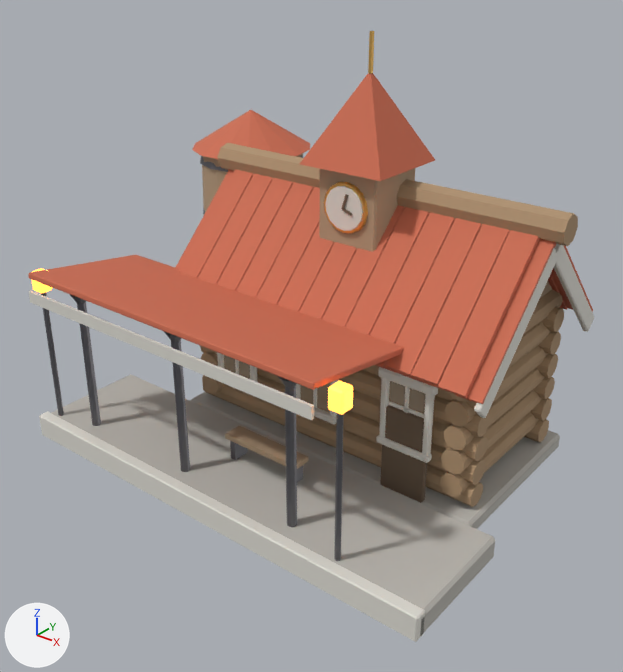
The glTF model empire/assets/models/bld_station.glb as it was, and as the next commit left it.
Camera for both pictures: a 50 mm camera at (1.63, -1.9, 1.69) aimed at (0.04, 0.09, 0.46). Arrows for +X, +Y and +Z are at lower left; the lights stay in place. The first picture is the older version. Vertices at exactly the same position are counted once.

In view in the first picture: 'station'.
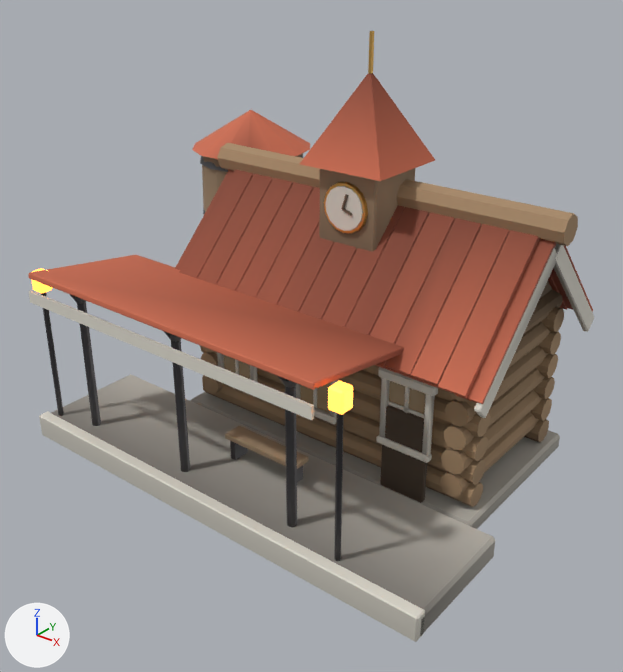
Boxes [x1, y1, x2, y2] around the edits, measured in the pictures (623 x 672 px):
'station', recoloured
    both: [29, 32, 590, 642]

Diff of the bpy script that builds the scene:
```diff
--- a/empire/assets/models/bld_station.glb.py
+++ b/empire/assets/models/bld_station.glb.py
@@ mat_m_stone @@
 n0 = _N.new('ShaderNodeBsdfPrincipled'); n0.name = 'Principled BSDF'
-n0.inputs[0].default_value = (0.5, 0.48, 0.44, 1.0)  # 'Base Color', grey #bcb8b1
 n0.inputs[2].default_value = 0.9  # 'Roughness'
 n1 = _N.new('ShaderNodeOutputMaterial'); n1.name = 'Material Output'
+n2 = _N.new('ShaderNodeMix'); n2.name = 'Mix'
+n2.data_type = 'RGBA'
+n2.blend_type = 'MULTIPLY'
+n2.inputs[0].default_value = 1.0  # 'Factor'
+n2.inputs[7].default_value = (0.5, 0.48, 0.44, 1.0)  # 'B', grey #bcb8b1
+n3 = _N.new('ShaderNodeVertexColor'); n3.name = 'Color Attribute'
 _L.new(n0.outputs[0], n1.inputs[0])  # 'BSDF' to 'Surface'
+_L.new(n2.outputs[2], n0.inputs[0])  # 'Result' to 'Base Color'
+_L.new(n3.outputs[0], n2.inputs[6])  # 'Color' to 'A'
@@ mat_m_log @@
 n0 = _N.new('ShaderNodeBsdfPrincipled'); n0.name = 'Principled BSDF'
-n0.inputs[0].default_value = (0.42, 0.28, 0.16, 1.0)  # 'Base Color', beige #ad906f
 n0.inputs[2].default_value = 0.85  # 'Roughness'
 n1 = _N.new('ShaderNodeOutputMaterial'); n1.name = 'Material Output'
+n2 = _N.new('ShaderNodeMix'); n2.name = 'Mix'
+n2.data_type = 'RGBA'
+n2.blend_type = 'MULTIPLY'
+n2.inputs[0].default_value = 1.0  # 'Factor'
+n2.inputs[7].default_value = (0.42, 0.28, 0.16, 1.0)  # 'B', beige #ad906f
+n3 = _N.new('ShaderNodeVertexColor'); n3.name = 'Color Attribute'
 _L.new(n0.outputs[0], n1.inputs[0])  # 'BSDF' to 'Surface'
+_L.new(n2.outputs[2], n0.inputs[0])  # 'Result' to 'Base Color'
+_L.new(n3.outputs[0], n2.inputs[6])  # 'Color' to 'A'
@@ mat_m_roof @@
 n0 = _N.new('ShaderNodeBsdfPrincipled'); n0.name = 'Principled BSDF'
-n0.inputs[0].default_value = (0.6, 0.15, 0.08, 1.0)  # 'Base Color', orange #cb6c50
 n0.inputs[2].default_value = 0.8  # 'Roughness'
 n1 = _N.new('ShaderNodeOutputMaterial'); n1.name = 'Material Output'
+n2 = _N.new('ShaderNodeMix'); n2.name = 'Mix'
+n2.data_type = 'RGBA'
+n2.blend_type = 'MULTIPLY'
+n2.inputs[0].default_value = 1.0  # 'Factor'
+n2.inputs[7].default_value = (0.6, 0.15, 0.08, 1.0)  # 'B', orange #cb6c50
+n3 = _N.new('ShaderNodeVertexColor'); n3.name = 'Color Attribute'
 _L.new(n0.outputs[0], n1.inputs[0])  # 'BSDF' to 'Surface'
+_L.new(n2.outputs[2], n0.inputs[0])  # 'Result' to 'Base Color'
+_L.new(n3.outputs[0], n2.inputs[6])  # 'Color' to 'A'
@@ mat_m_plank @@
 n0 = _N.new('ShaderNodeBsdfPrincipled'); n0.name = 'Principled BSDF'
-n0.inputs[0].default_value = (0.46, 0.33, 0.21, 1.0)  # 'Base Color', beige #b59b7e
 n0.inputs[2].default_value = 0.85  # 'Roughness'
 n1 = _N.new('ShaderNodeOutputMaterial'); n1.name = 'Material Output'
+n2 = _N.new('ShaderNodeMix'); n2.name = 'Mix'
+n2.data_type = 'RGBA'
+n2.blend_type = 'MULTIPLY'
+n2.inputs[0].default_value = 1.0  # 'Factor'
+n2.inputs[7].default_value = (0.46, 0.33, 0.21, 1.0)  # 'B', beige #b59b7e
+n3 = _N.new('ShaderNodeVertexColor'); n3.name = 'Color Attribute'
 _L.new(n0.outputs[0], n1.inputs[0])  # 'BSDF' to 'Surface'
+_L.new(n2.outputs[2], n0.inputs[0])  # 'Result' to 'Base Color'
+_L.new(n3.outputs[0], n2.inputs[6])  # 'Color' to 'A'
@@ mat_m_paint_white @@
 n0 = _N.new('ShaderNodeBsdfPrincipled'); n0.name = 'Principled BSDF'
-n0.inputs[0].default_value = (0.74, 0.72, 0.66, 1.0)  # 'Base Color', light grey #dfddd4
 n0.inputs[2].default_value = 0.7  # 'Roughness'
 n1 = _N.new('ShaderNodeOutputMaterial'); n1.name = 'Material Output'
+n2 = _N.new('ShaderNodeMix'); n2.name = 'Mix'
+n2.data_type = 'RGBA'
+n2.blend_type = 'MULTIPLY'
+n2.inputs[0].default_value = 1.0  # 'Factor'
+n2.inputs[7].default_value = (0.74, 0.72, 0.66, 1.0)  # 'B', light grey #dfddd4
+n3 = _N.new('ShaderNodeVertexColor'); n3.name = 'Color Attribute'
 _L.new(n0.outputs[0], n1.inputs[0])  # 'BSDF' to 'Surface'
+_L.new(n2.outputs[2], n0.inputs[0])  # 'Result' to 'Base Color'
+_L.new(n3.outputs[0], n2.inputs[6])  # 'Color' to 'A'
@@ mat_m_window @@
 n0 = _N.new('ShaderNodeBsdfPrincipled'); n0.name = 'Principled BSDF'
-n0.inputs[0].default_value = (0.05, 0.07, 0.1, 1.0)  # 'Base Color', dark blue #3f4b59
 n0.inputs[2].default_value = 0.15  # 'Roughness'
@@ mat_m_window @@
 n1 = _N.new('ShaderNodeOutputMaterial'); n1.name = 'Material Output'
+n2 = _N.new('ShaderNodeMix'); n2.name = 'Mix'
+n2.data_type = 'RGBA'
+n2.blend_type = 'MULTIPLY'
+n2.inputs[0].default_value = 1.0  # 'Factor'
+n2.inputs[7].default_value = (0.05, 0.07, 0.1, 1.0)  # 'B', dark blue #3f4b59
+n3 = _N.new('ShaderNodeVertexColor'); n3.name = 'Color Attribute'
 _L.new(n0.outputs[0], n1.inputs[0])  # 'BSDF' to 'Surface'
+_L.new(n2.outputs[2], n0.inputs[0])  # 'Result' to 'Base Color'
+_L.new(n3.outputs[0], n2.inputs[6])  # 'Color' to 'A'
@@ mat_m_dark @@
 n0 = _N.new('ShaderNodeBsdfPrincipled'); n0.name = 'Principled BSDF'
-n0.inputs[0].default_value = (0.16, 0.11, 0.07, 1.0)  # 'Base Color', brown #6f5d4b
 n0.inputs[2].default_value = 0.8  # 'Roughness'
 n1 = _N.new('ShaderNodeOutputMaterial'); n1.name = 'Material Output'
+n2 = _N.new('ShaderNodeMix'); n2.name = 'Mix'
+n2.data_type = 'RGBA'
+n2.blend_type = 'MULTIPLY'
+n2.inputs[0].default_value = 1.0  # 'Factor'
+n2.inputs[7].default_value = (0.16, 0.11, 0.07, 1.0)  # 'B', brown #6f5d4b
+n3 = _N.new('ShaderNodeVertexColor'); n3.name = 'Color Attribute'
 _L.new(n0.outputs[0], n1.inputs[0])  # 'BSDF' to 'Surface'
+_L.new(n2.outputs[2], n0.inputs[0])  # 'Result' to 'Base Color'
+_L.new(n3.outputs[0], n2.inputs[6])  # 'Color' to 'A'
@@ mat_m_gold @@
 n0 = _N.new('ShaderNodeBsdfPrincipled'); n0.name = 'Principled BSDF'
-n0.inputs[0].default_value = (1.0, 0.62, 0.18, 1.0)  # 'Base Color', orange #ffce76
 n0.inputs[1].default_value = 1.0  # 'Metallic'
@@ mat_m_gold @@
 n1 = _N.new('ShaderNodeOutputMaterial'); n1.name = 'Material Output'
+n2 = _N.new('ShaderNodeMix'); n2.name = 'Mix'
+n2.data_type = 'RGBA'
+n2.blend_type = 'MULTIPLY'
+n2.inputs[0].default_value = 1.0  # 'Factor'
+n2.inputs[7].default_value = (1.0, 0.62, 0.18, 1.0)  # 'B', orange #ffce76
+n3 = _N.new('ShaderNodeVertexColor'); n3.name = 'Color Attribute'
 _L.new(n0.outputs[0], n1.inputs[0])  # 'BSDF' to 'Surface'
+_L.new(n2.outputs[2], n0.inputs[0])  # 'Result' to 'Base Color'
+_L.new(n3.outputs[0], n2.inputs[6])  # 'Color' to 'A'
@@ mat_m_iron @@
 n0 = _N.new('ShaderNodeBsdfPrincipled'); n0.name = 'Principled BSDF'
-n0.inputs[0].default_value = (0.2, 0.2, 0.22, 1.0)  # 'Base Color', grey #7c7c81
 n0.inputs[1].default_value = 1.0  # 'Metallic'
 n1 = _N.new('ShaderNodeOutputMaterial'); n1.name = 'Material Output'
+n2 = _N.new('ShaderNodeMix'); n2.name = 'Mix'
+n2.data_type = 'RGBA'
+n2.blend_type = 'MULTIPLY'
+n2.inputs[0].default_value = 1.0  # 'Factor'
+n2.inputs[7].default_value = (0.2, 0.2, 0.22, 1.0)  # 'B', grey #7c7c81
+n3 = _N.new('ShaderNodeVertexColor'); n3.name = 'Color Attribute'
 _L.new(n0.outputs[0], n1.inputs[0])  # 'BSDF' to 'Surface'
+_L.new(n2.outputs[2], n0.inputs[0])  # 'Result' to 'Base Color'
+_L.new(n3.outputs[0], n2.inputs[6])  # 'Color' to 'A'
@@ me_station @@
 me_station.from_pydata(...)  # 2113 vertices, 3616 faces; spans x -0.85..0.8, y -0.43..0.77, z 0.0..1.39
+# me_station part 1: vertex colours changed
 me_station.materials.append(mat_m_stone)
```
